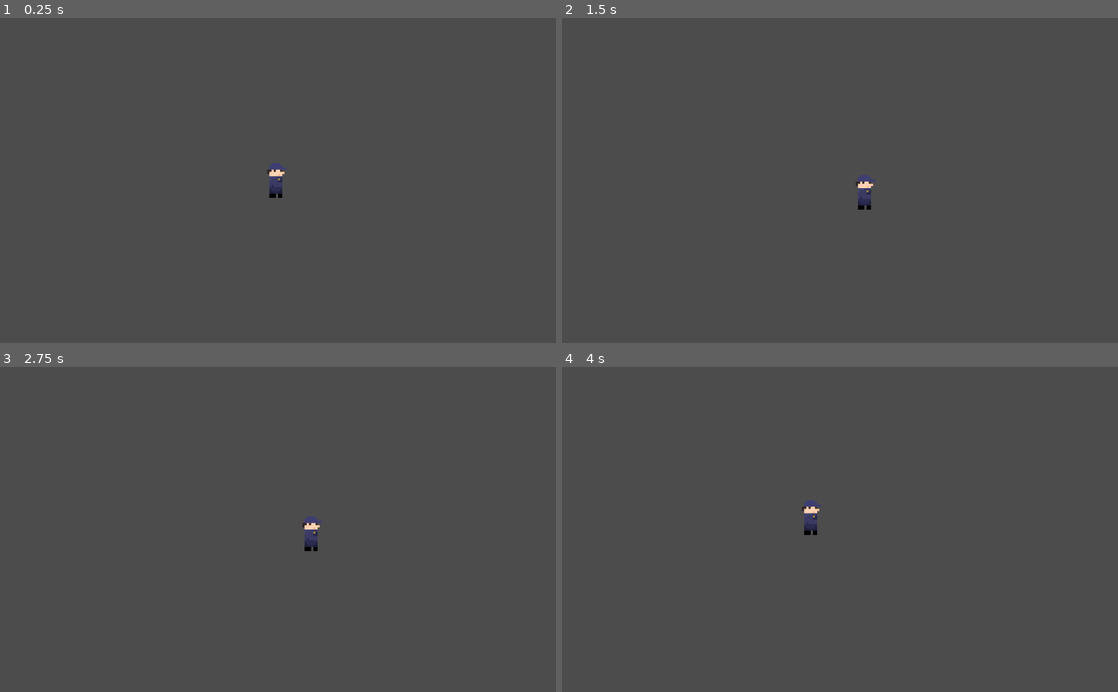
Above: before the commit, frames 1-4 (two rows, left to right).
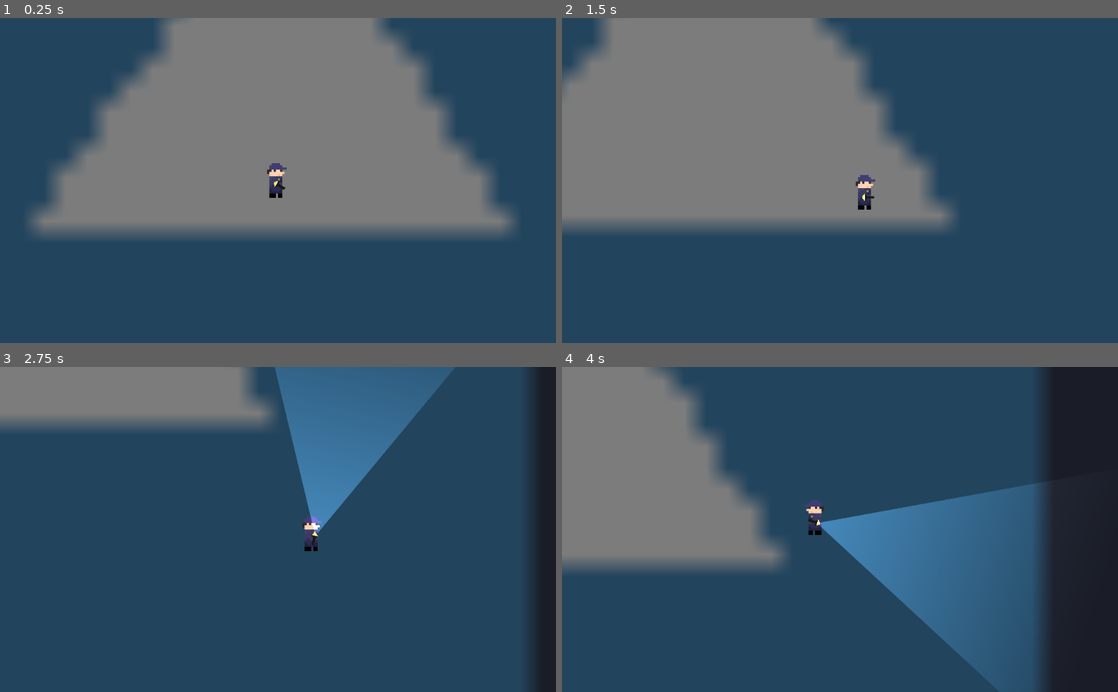
Above: after the commit, the same moments.

Repository: Patogonia/pb_gamejam_4
Game: Godot game, scene res://CenaTeste.tscn
Two runs of this game, one before a commit and one after it. Both use one fixed random seed, a clock stepped at 60 frames per second and the inputs below. The project has no main scene, so this scene is started directly. The engine's default icon, where the game draws it, is replaced by a stand-in: a white triangle on a blue panel in a dark square.
Inputs (mouse positions are in pixels of both pictures, inside the frame that each line leads up to):
- Up to frame 1 (0.25 s): no input
- Up to frame 2 (1.5 s): tap Enter at 0.5 s; move the mouse to (962, 164) at 0.52 s; hold D (andar_pra_direita) 0.53-1.28 s; tap F (ativar_desativar_lanterna, bound only after the commit) at 0.6, 1.35 s; move the mouse to (728, 196) at 1.27 s; hold S (andar_pra_baixo) from 1.28 s (still down)
- Up to frame 3 (2.75 s): move the mouse to (333, 458) at 2.02 s; release S (andar_pra_baixo) at 2.03 s; hold D (andar_pra_direita) from 2.03 s (still down); tap F (ativar_desativar_lanterna, bound only after the commit) at 2.1 s
- Up to frame 4 (4 s): move the mouse to (812, 594) at 2.77 s; release D (andar_pra_direita) at 2.78 s; hold W (andar_pra_cima) 2.78-3.53 s; tap F (ativar_desativar_lanterna, bound only after the commit) at 2.85, 3.6 s; move the mouse to (1006, 578) at 3.52 s; hold A (andar_pra_esquerda) from 3.53 s (still down)

The runs differ from the first frame. In frame 1, 99% of the frame differs, in the area x 0-100%, y 0-100%; in frame 2, 99%; in frame 3, 100%; in frame 4, 100%.

Commit message:
Lanterna e personagem vira agora

Diff:
--- a/CenaTeste.tscn
+++ b/CenaTeste.tscn
@@ -1,7 +1,14 @@
-[gd_scene load_steps=2 format=2]
+[gd_scene load_steps=3 format=2]
 
 [ext_resource path="res://Personagens/Personagem.tscn" type="PackedScene" id=1]
+[ext_resource path="res://icon.png" type="Texture" id=2]
 
 [node name="CenaTeste" type="Node2D"]
 
+[node name="icon" type="Sprite" parent="."]
+modulate = Color( 0.490196, 0.490196, 0.490196, 1 )
+position = Vector2( -2.62719, 3.8358 )
+scale = Vector2( 10, 10 )
+texture = ExtResource( 2 )
+
 [node name="Personagem" parent="." instance=ExtResource( 1 )]
--- /dev/null
+++ b/Personagens/Lanterna/Lanterna.gd
@@ -0,0 +1,33 @@
+extends Node2D
+
+export(float, 0, 100) var bateria = 100
+var ligada: bool = false setget _set_ligada
+
+
+func _process(delta: float):
+	# Player liga ou desliga a lanterna
+	if Input.is_action_just_pressed("ativar_desativar_lanterna"):
+		_set_ligada(!ligada)
+
+	# Segue o mouse
+	look_at(get_global_mouse_position())
+	# Se estiver ligada gasta bateria
+	if ligada:
+		bateria -= delta
+		# Caso bateria acabe ele desliga a lanterna
+		if bateria <= 0:
+			bateria = 0
+			_set_ligada(false)
+
+
+func _set_ligada(new: bool):
+	# Retorna caso n tenha bateria e o player tente ligar
+	if new == true and bateria < 0:
+		return
+
+	ligada = new
+	# Caso novo valor for true fica visivel, caso for false não fica visivel
+	$Light2D.enabled = new
+	# Desrotacionar quando desligada
+	if new == false:
+		self.rotation_degrees = 0
--- /dev/null
+++ b/Personagens/Lanterna/Lanterna.tscn
@@ -0,0 +1,19 @@
+[gd_scene load_steps=4 format=2]
+
+[ext_resource path="res://Personagens/Lanterna/LuzDaLanternaTemp2.png" type="Texture" id=1]
+[ext_resource path="res://Personagens/Lanterna/Lanterna.png" type="Texture" id=2]
+[ext_resource path="res://Personagens/Lanterna/Lanterna.gd" type="Script" id=3]
+
+[node name="Lanterna" type="Node2D"]
+script = ExtResource( 3 )
+
+[node name="Sprite" type="Sprite" parent="."]
+scale = Vector2( 0.435, 0.4 )
+texture = ExtResource( 2 )
+
+[node name="Light2D" type="Light2D" parent="."]
+position = Vector2( 67.861, 0 )
+enabled = false
+texture = ExtResource( 1 )
+texture_scale = 0.13
+shadow_enabled = true
--- a/Personagens/Personagem.tscn
+++ b/Personagens/Personagem.tscn
@@ -1,7 +1,8 @@
-[gd_scene load_steps=4 format=2]
+[gd_scene load_steps=5 format=2]
 
 [ext_resource path="res://Personagens/personagem.gd" type="Script" id=1]
 [ext_resource path="res://Personagens/modelo_statico.png" type="Texture" id=2]
+[ext_resource path="res://Personagens/Lanterna/Lanterna.tscn" type="PackedScene" id=3]
 
 [sub_resource type="RectangleShape2D" id=1]
 extents = Vector2( 8, 8 )
@@ -21,3 +22,6 @@
 current = true
 zoom = Vector2( 0.25, 0.25 )
 smoothing_enabled = true
+
+[node name="Lanterna" parent="." instance=ExtResource( 3 )]
+position = Vector2( 0.596802, 2.13144 )
--- a/Personagens/personagem.gd
+++ b/Personagens/personagem.gd
@@ -6,6 +6,7 @@
 var _direcao: Vector2 = Vector2.ZERO
 var _velocidade: Vector2
 
+var lado = "direita"
 
 func _physics_process(delta: float):
 	# Pegar direcao
@@ -13,7 +14,17 @@
 	_direcao.y = int(Input.is_action_pressed("andar_pra_baixo")) - int(Input.is_action_pressed("andar_pra_cima"))
 	_direcao = _direcao.normalized()
 
+	# Vira o personagem baseado na direcao q ele ta andando
+	_virar_personagem(_direcao.x)
+
 	# Aplicar velocidade
 	var vel_alvo: Vector2 = _direcao * velocidade_maxima
 	var vel_interp: Vector2 = _velocidade.linear_interpolate(vel_alvo, aceleracao * delta)
 	_velocidade = move_and_slide(vel_interp, Vector2.UP)
+
+
+func _virar_personagem(direcao: float):
+	if direcao > 0:
+		$Sprite.flip_h = false
+	elif direcao < 0:
+		$Sprite.flip_h = true
--- a/project.godot
+++ b/project.godot
@@ -40,6 +40,11 @@
 "events": [ Object(InputEventKey,"resource_local_to_scene":false,"resource_name":"","device":0,"alt":false,"shift":false,"control":false,"meta":false,"command":false,"pressed":false,"scancode":83,"unicode":0,"echo":false,"script":null)
  ]
 }
+ativar_desativar_lanterna={
+"deadzone": 0.5,
+"events": [ Object(InputEventKey,"resource_local_to_scene":false,"resource_name":"","device":0,"alt":false,"shift":false,"control":false,"meta":false,"command":false,"pressed":false,"scancode":70,"unicode":0,"echo":false,"script":null)
+ ]
+}
 
 [rendering]
 
Binary file added: Personagens/Lanterna/Lanterna.png
Not shown, added: Personagens/Lanterna/Lanterna.png.import
Binary file added: Personagens/Lanterna/LuzDaLanternaTemp.png
Not shown, added: Personagens/Lanterna/LuzDaLanternaTemp.png.import
Binary file added: Personagens/Lanterna/LuzDaLanternaTemp2.png
Not shown, added: Personagens/Lanterna/LuzDaLanternaTemp2.png.import
